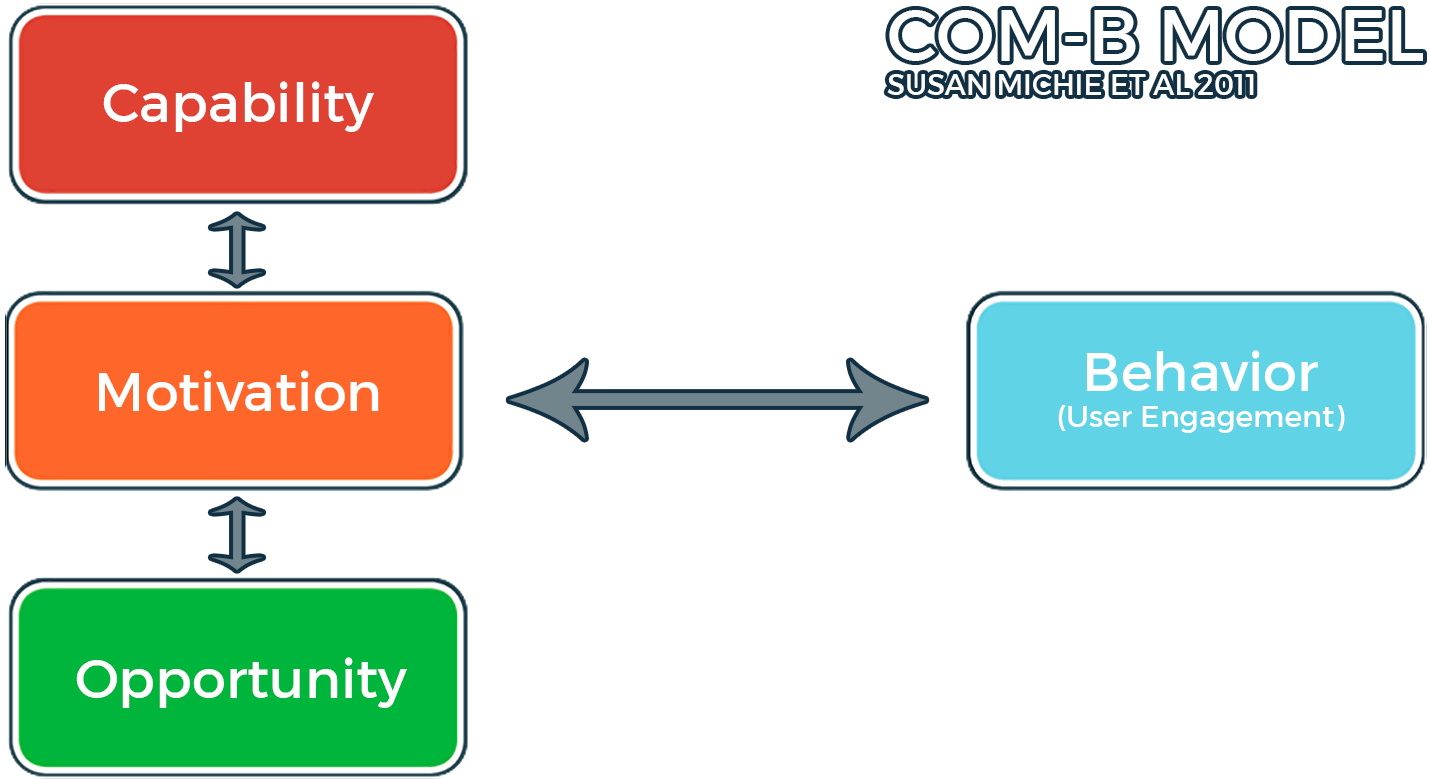
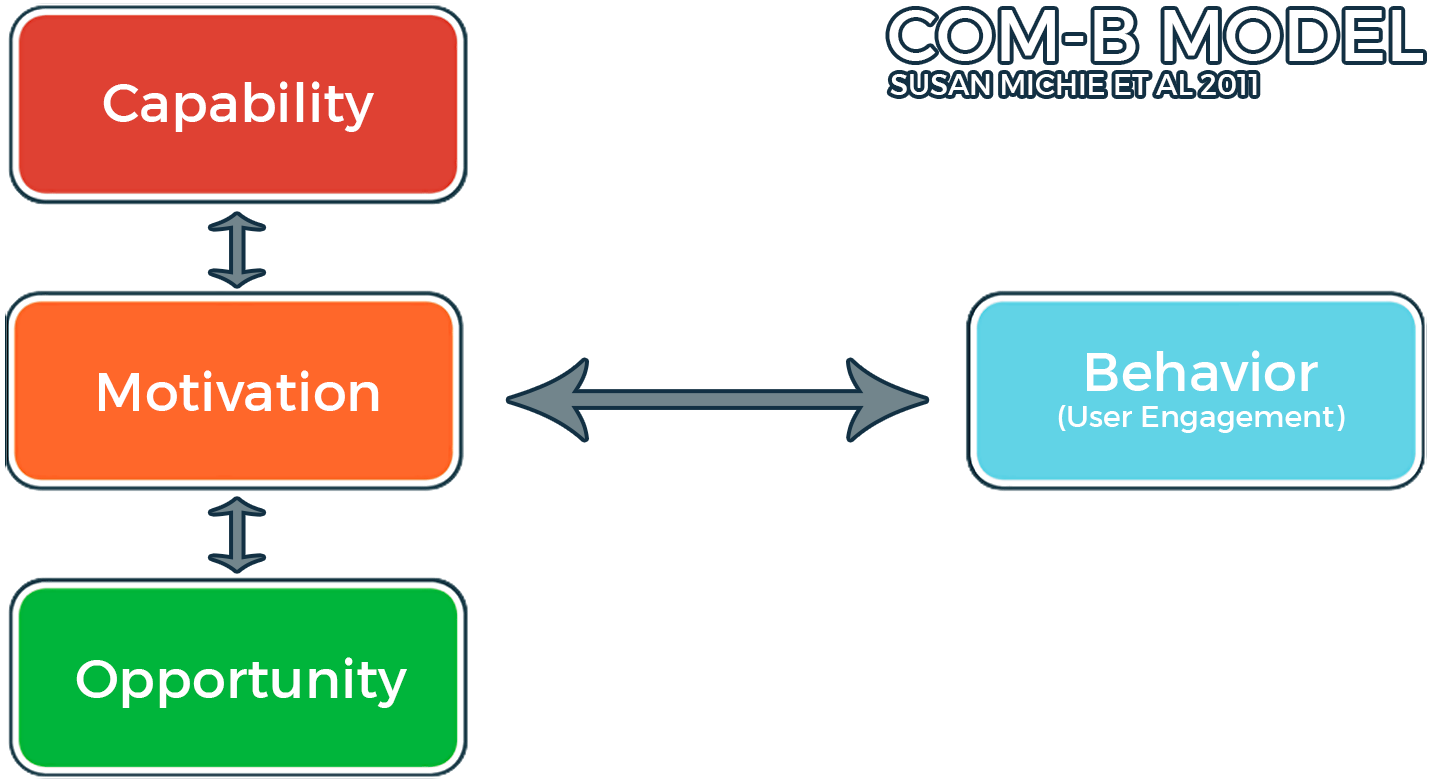
Revision of a layered 1430×779 image; what changed, layer by layer:
painted on "COM-B MODEL SUSAN MICHIE ET AL 2011" over [887, 74, 1257, 95]
